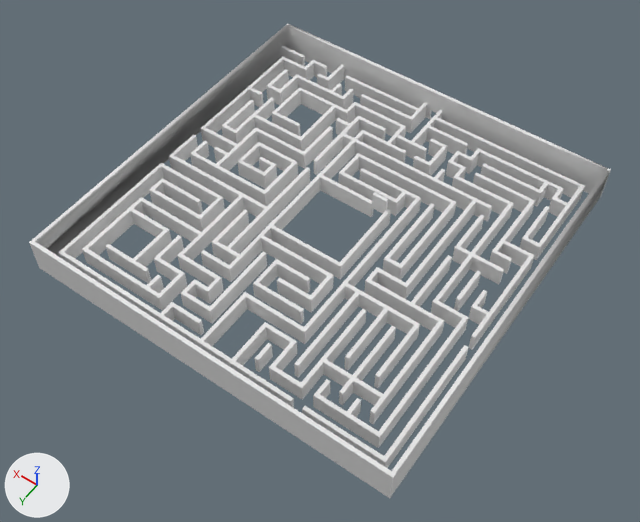
Before and after pictures for a commit that changed the FBX model bachelor/Assets/Prefabs/Models/Scene_Maze_moving.fbx.
Camera for both pictures: a 50 mm lens placed at (-82.2, 119.1, 172.7), pointed at (-2.9, 8.2, -1.6). Every picture has the same lights, and +X, +Y and +Z are marked at lower left. Vertices at the same position are counted once.

In view in the first picture: 'Walls'.
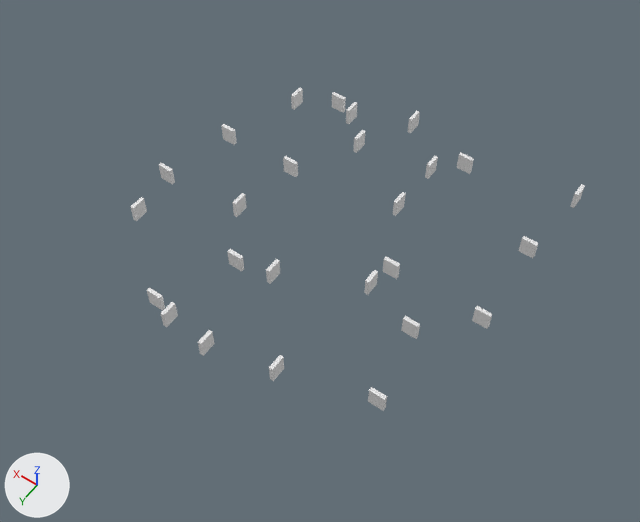
Where the newer file only moved an object's origin or applied its transform, the numbers keep the older frame.

Edits to the bpy script that builds the scene:
```text
Change me_cube_000:
    where me_cube_000.from_pydata(...)  # 1170 vertices, 1004 faces; spans x -51.0..51.0, y -51.0..51.0, z -0.1..10.0
    used by ob_walls; location = (0.0, 0.0, 0.0)
    me_cube_000 part 1: its shading normals changed
Change ob_walls:
    add ob_walls.hide_viewport = True
```

Pixel boxes [x1, y1, x2, y2] of what changed, in the pictures (640 x 522 px):
'Walls', hidden
    before: [29, 24, 611, 498]
